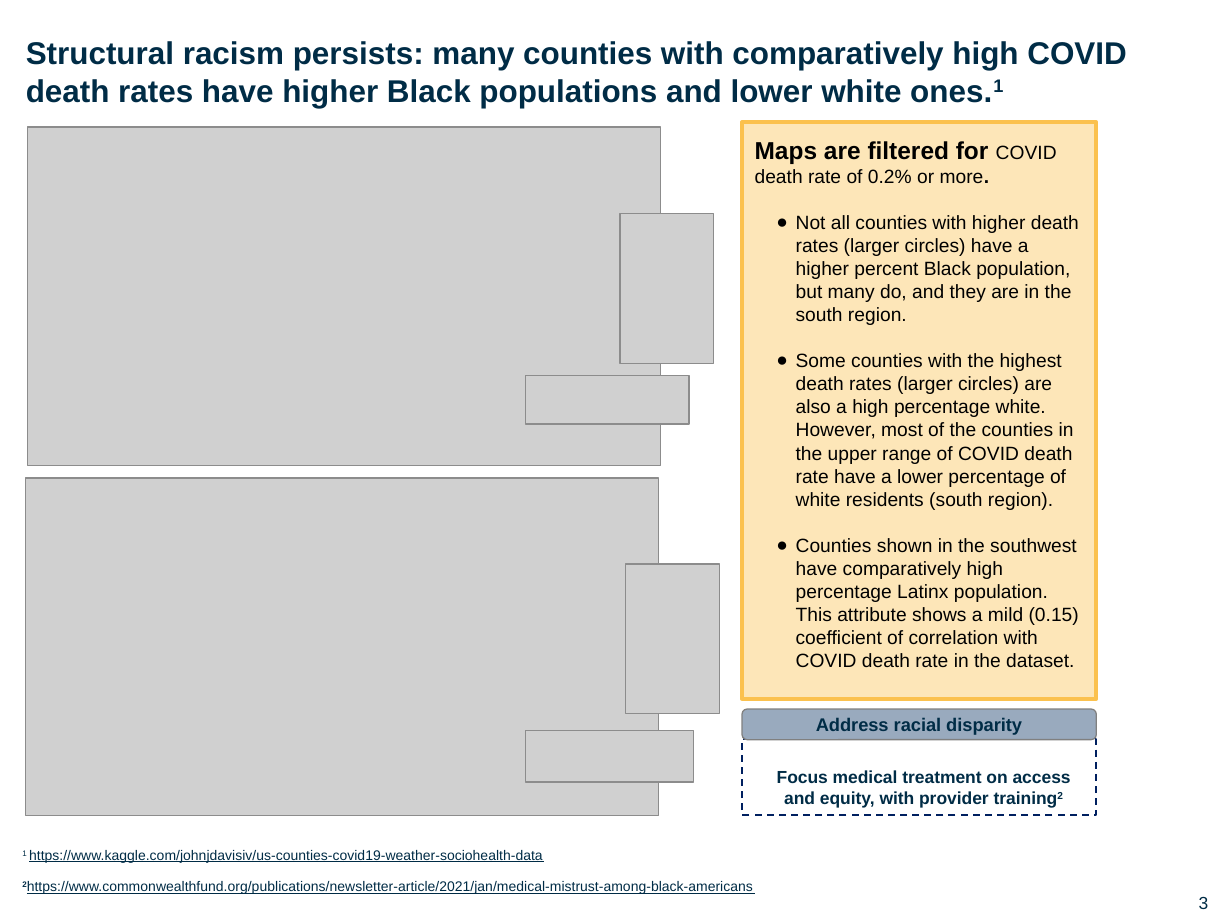
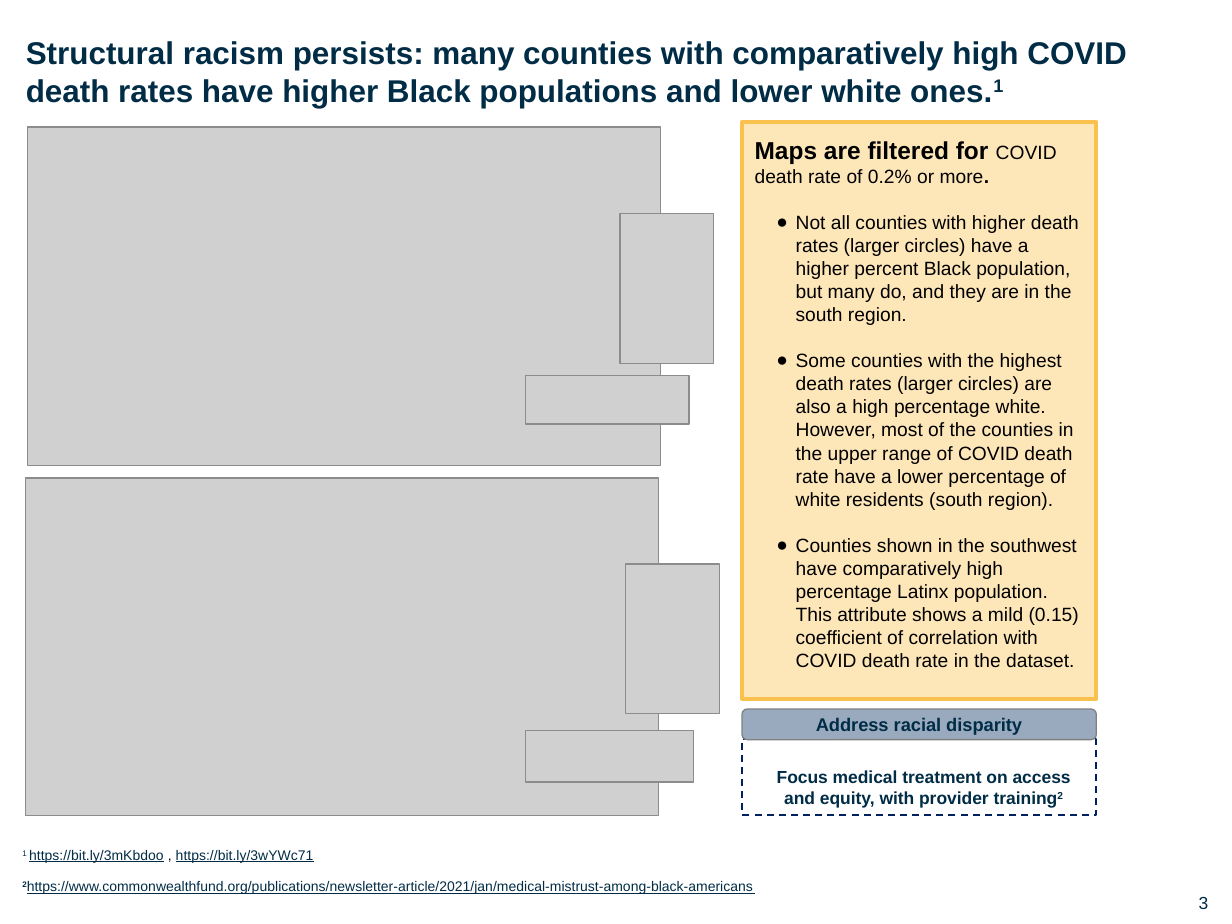
Before and after one commit to elitany/sociovid, a slide deck: slide 4 of COVID Deaths & Societal Factors Capstone II Executive_Presentation.pptx. Drawn at 1232x924 pixels with LibreOffice and Linux fonts; fonts in the diff are those of the drawing; grey boxes stand for pictures; background and template pictures are left out. Boxes give left, top, right and bottom in pixels: in the first picture for what was removed or moved away, otherwise in the second. Text is boxed around its words. In the diff, an @@ line names an element or a change of style, - is before the commit and + after.

```diff
--- a/COVID Deaths & Societal Factors Capstone II Executive_Presentation.pptx
+++ b/COVID Deaths & Societal Factors Capstone II Executive_Presentation.pptx
@@ text at [22, 850, 314, 863]: text changed @@
-1 https://www.kaggle.com/johnjdavisiv/us-counties-covid19-weather-sociohealth-data
+1 https://bit.ly/3mKbdoo , https://bit.ly/3wYWc71
```
Also in this commit, not shown: 7 other slides changed.
